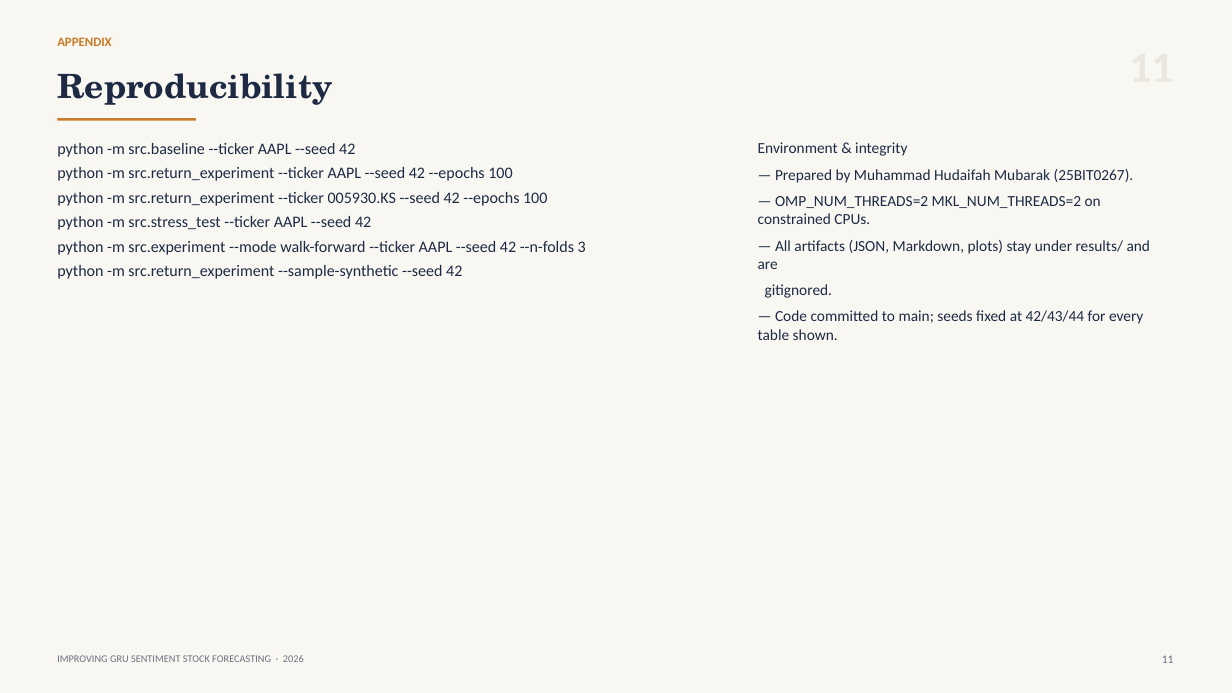
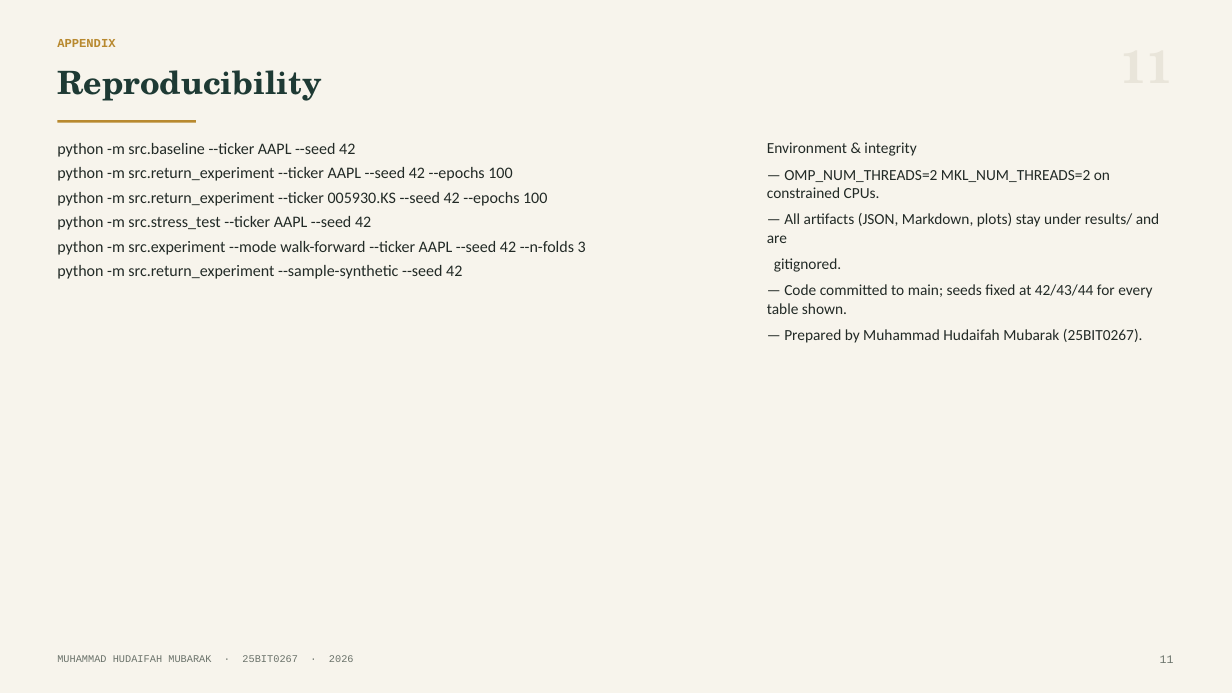
Before and after one commit to hudaifahwins/improving-gru-sentiment-stock-forecasting-padmakumari-maam, a slide deck: slide 12 of PROJECT_PRESENTATION.pptx. Drawn at 1232x693 pixels with LibreOffice and Linux fonts; fonts in the diff are those of the drawing. Boxes give left, top, right and bottom in pixels: in the first picture for what was removed or moved away, otherwise in the second. Text is boxed around its words. In the diff, an @@ line names an element or a change of style, - is before the commit and + after.

Commit message:
design: unify pine/brass palette across deck and report; verified zero-overlap deck

```diff
--- a/PROJECT_PRESENTATION.pptx
+++ b/PROJECT_PRESENTATION.pptx
@@ rectangle at box(0, 0, 1232, 693): fill #F8F7F2 to #F7F4EC @@
@@ text "APPENDIX" at box(57, 39, 115, 47): size 10 to 9.5 pt, font Calibri to Courier New, text colour #C87B28 to #B8892F @@
@@ text "Reproducibility" at box(57, 70, 321, 101): size 26 to 25 pt, text colour #1E2A44 to #1E3A34 @@
@@ text "python -m src.baseline --ticker AAPL ..." at box(57, 143, 586, 279): text colour #1E2A44 to #222A26 @@
@@ rectangle at box(57, 120, 196, 123): fill #C87B28 to #B8892F @@
@@ text at box(767, 142, 1160, 314): text colour #1E2A44 to #222A26 in "Environment & integrity", "— OMP_NUM_THREADS=2 MKL_NUM_THREADS=2 on constrained CPUs.", "— All artifacts (JSON, Markdown, plots) stay ...", "gitignored." and 1 more places @@
@@ text "Environment & integrity": place and size @@
-text "Environment & integrity" at box(758, 142, 1151, 340)
+text "Environment & integrity" at box(767, 142, 1160, 343)
@@ text at box(775, 169, 1134, 183): paragraph removed @@
-— Prepared by Muhammad Hudaifah Mubarak (25BIT0267).
@@ text at box(784, 329, 1143, 343): paragraph added @@
+— Prepared by Muhammad Hudaifah Mubarak (25BIT0267).
@@ text at box(57, 655, 354, 662): text changed; font Calibri to Courier New; text colour #6A7280 to #6B736B @@
-IMPROVING GRU SENTIMENT STOCK FORECASTING · 2026
+MUHAMMAD HUDAIFAH MUBARAK · 25BIT0267 · 2026
@@ text "11" at box(1160, 655, 1174, 663): font Calibri to Courier New, text colour #6A7280 to #6B736B @@
```
Also in this commit, not shown: 11 other slides changed, 1 other file.
